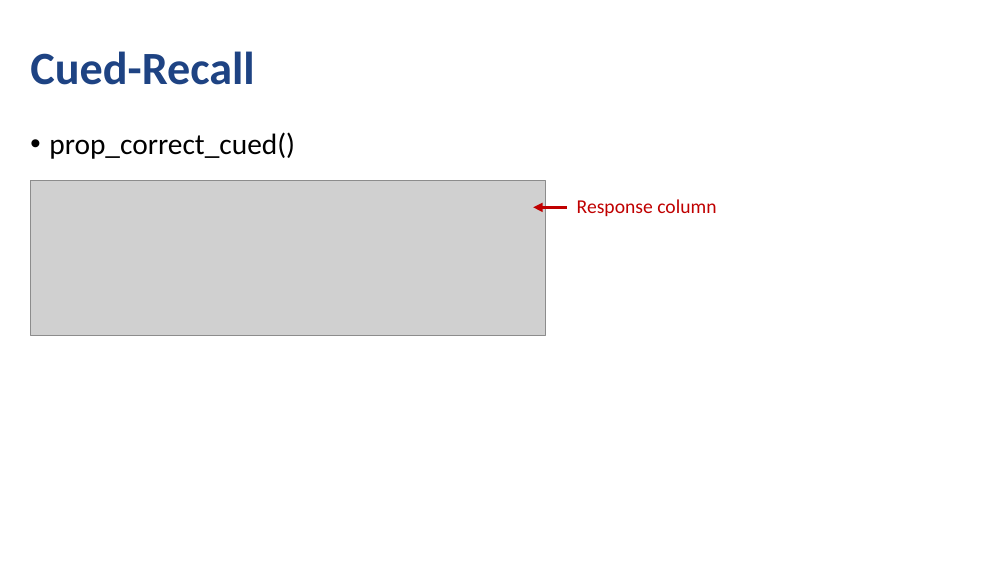
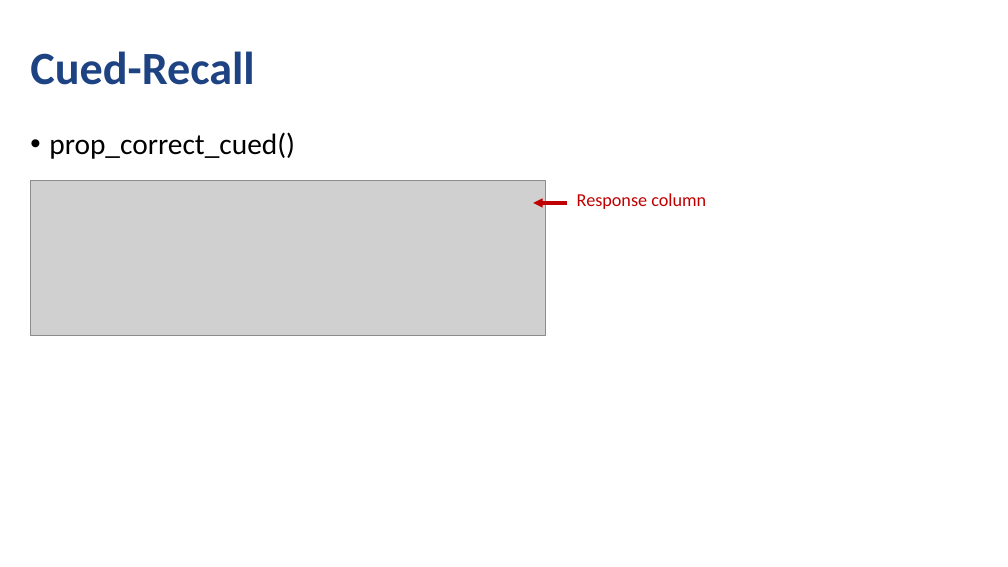
Before and after one commit to npm27/lrd-analysis, a slide deck: slide 4 of Presentations/SCiP 2020.pptx. Drawn at 1008x567 pixels with LibreOffice and Linux fonts; fonts in the diff are those of the drawing; grey boxes stand for pictures. Boxes give left, top, right and bottom in pixels: in the first picture for what was removed or moved away, otherwise in the second. Text is boxed around its words. In the diff, an @@ line names an element or a change of style, - is before the commit and + after.

```diff
--- a/Presentations/SCiP 2020.pptx
+++ b/Presentations/SCiP 2020.pptx
@@ arrow moved from (566, 208) - (533, 208) to (566, 203) - (533, 203) @@
@@ text "Response column" at bbox=[577, 193, 706, 209]: size 14 to 13 pt @@
```
Also in this commit, not shown: 9 other slides changed.
